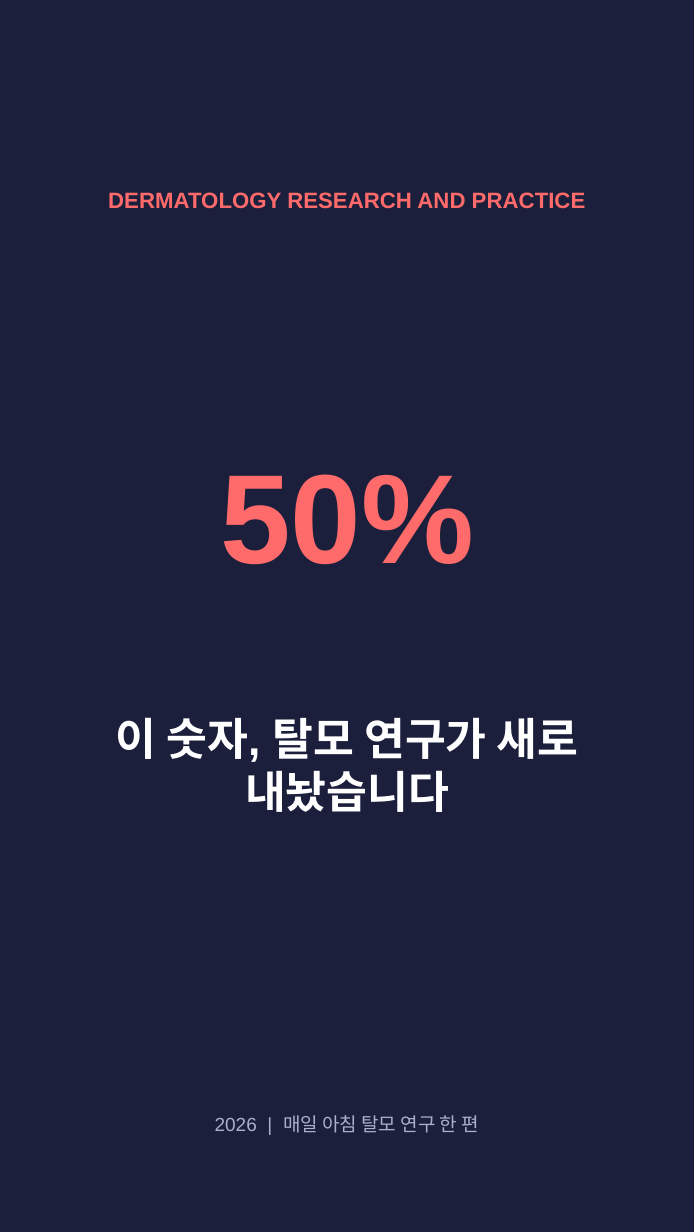
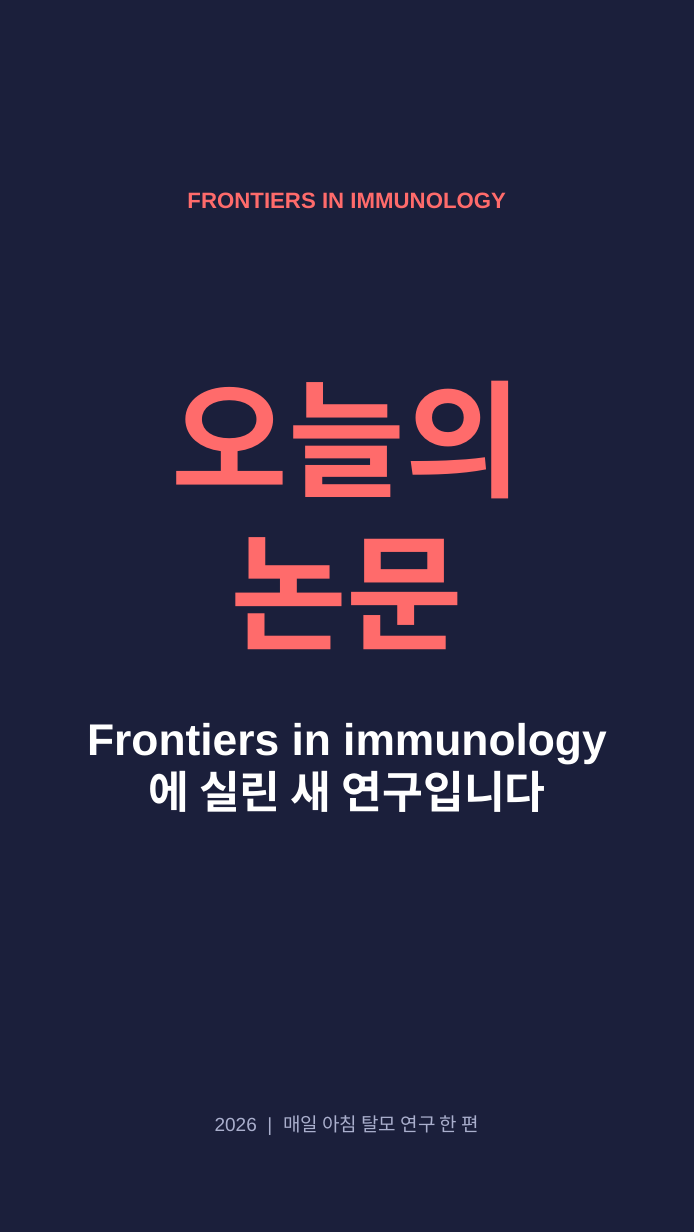
Before and after one commit to hyokang2010-BJ-ANTH/product-builder-test, a slide deck: slide 1 of pwa/data/latest/slides.pptx. Drawn at 694x1232 pixels with LibreOffice and Linux fonts; fonts in the diff are those of the drawing. Boxes give left, top, right and bottom in pixels: in the first picture for what was removed or moved away, otherwise in the second. Text is boxed around its words. In the diff, an @@ line names an element or a change of style, - is before the commit and + after.

```diff
--- a/pwa/data/latest/slides.pptx
+++ b/pwa/data/latest/slides.pptx
@@ text at (x1=187, y1=192, x2=506, y2=209): text changed @@
-DERMATOLOGY RESEARCH AND PRACTICE
+FRONTIERS IN IMMUNOLOGY
@@ text at (x1=172, y1=380, x2=522, y2=650): text changed @@
-50%
+오늘의 논문
@@ text at (x1=87, y1=723, x2=546, y2=812): text changed @@
-이 숫자, 탈모 연구가 새로 내놨습니다
+Frontiers in immunology에 실린 새 연구입니다
```
Also in this commit, not shown: 3 other slides changed, 6 slides added, 4 slides removed, 28 other files.
